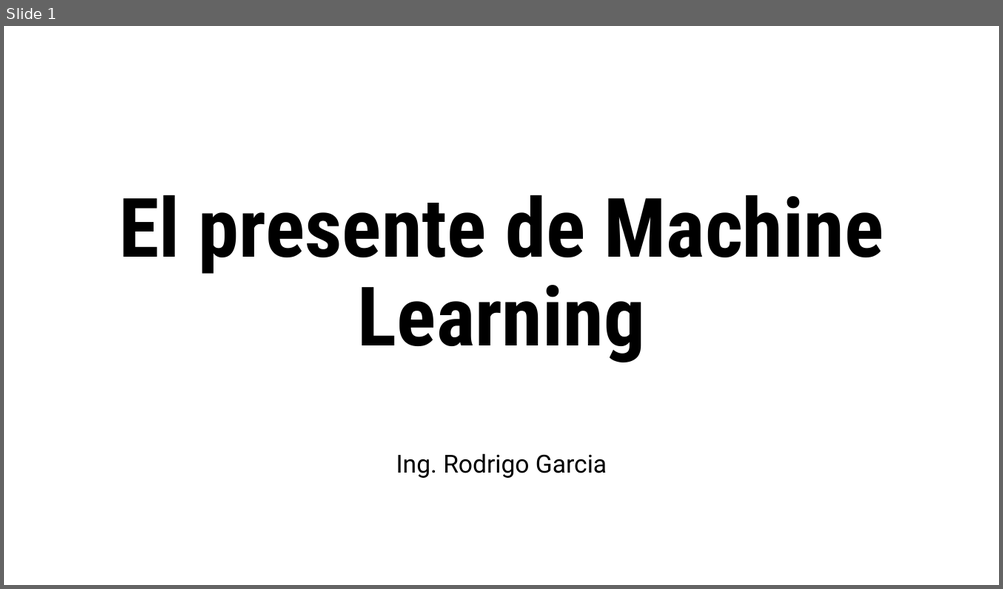
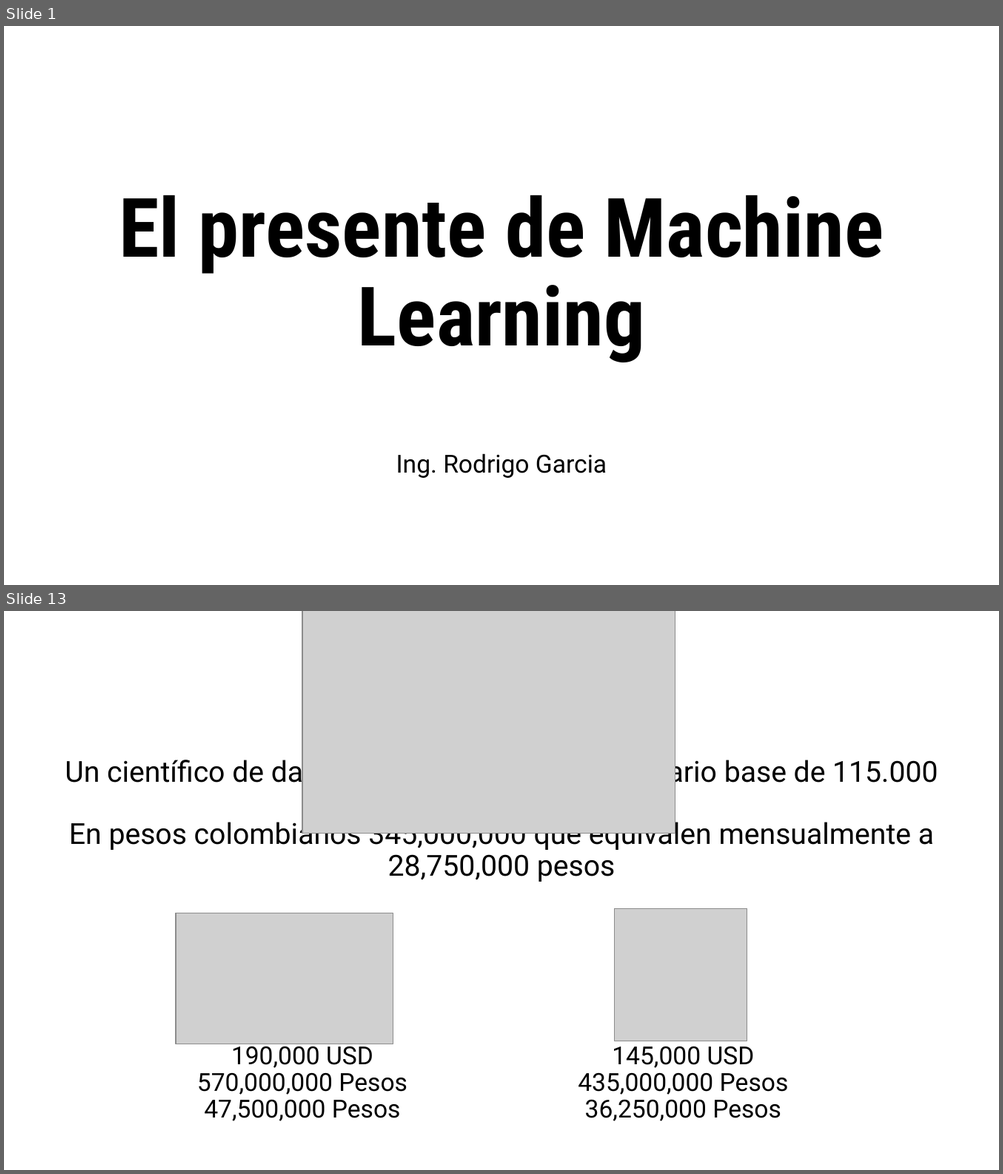
Before and after one commit to raxielh/Conferencias, a slide deck: El presente de Machine Learning.pptx. Shown one above the other, each under a label of ours: slide 1 before the commit, slides 1 and 13 after it; the slides between them are not shown. The pictures are 1003x589 and 1003x1174 pixels, drawn with LibreOffice and Linux fonts; fonts in the diff are those of the drawing; grey boxes stand for pictures. Boxes give left, top, right and bottom in pixels: in the first picture for what was removed or moved away, otherwise in the second. Text is boxed around its words. In the diff, an @@ line names an element or a change of style, - is before the commit and + after.

```diff
--- a/El presente de Machine Learning.pptx
+++ b/El presente de Machine Learning.pptx
@@ slide 13 added at bbox=[4, 611, 999, 1170], background #FFFFFF @@
@@ picture added at bbox=[302, 611, 675, 832] @@
@@ text added at bbox=[65, 755, 937, 882], 28 pt, text #000000 @@
+Un científico de datos gana en promedio un salario base de 115.000 USD.
+En pesos colombianos 345,000,000 que equivalen mensualmente a 28,750,000 pesos
@@ picture added at bbox=[176, 914, 393, 1045] @@
@@ picture added at bbox=[614, 908, 747, 1042] @@
@@ text added at bbox=[197, 1042, 407, 1122], 24 pt, text #000000 @@
+190,000 USD
+570,000,000 Pesos
+47,500,000 Pesos
@@ text added at bbox=[578, 1046, 788, 1122], 24 pt, text #000000 @@
+145,000 USD
+435,000,000 Pesos
+36,250,000 Pesos
```
Also in this commit, not shown: 1 slide changed, 10 other slides added, 1 slide removed, 1 other file.
